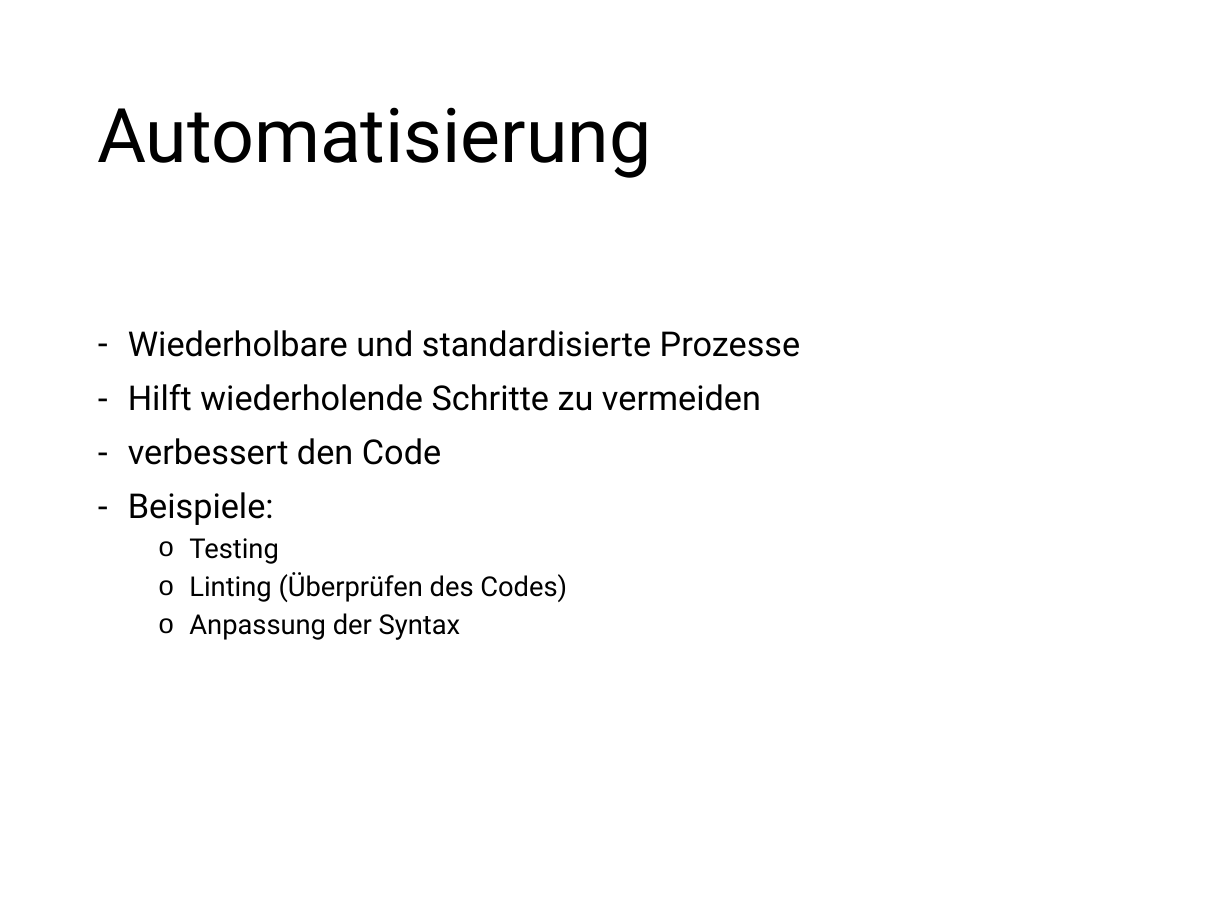
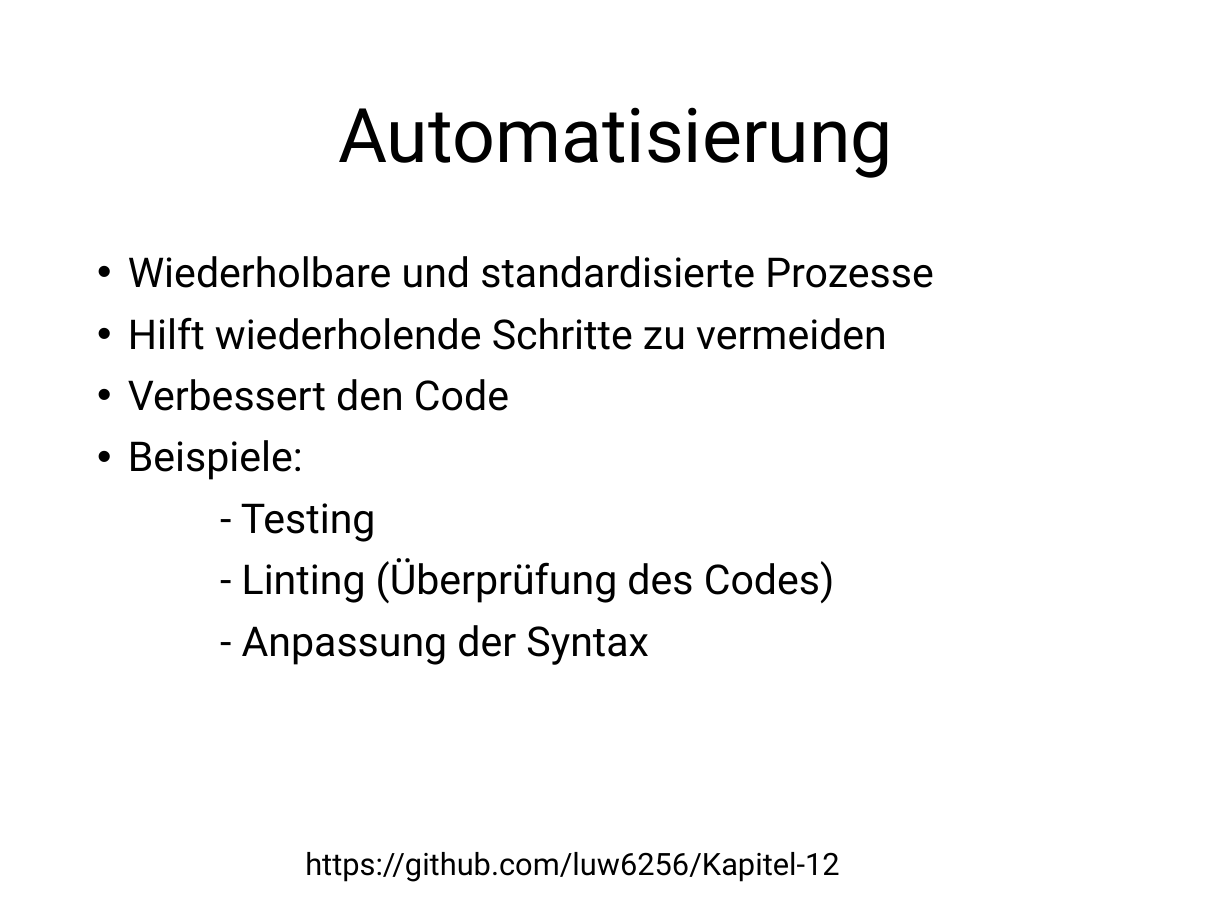
Before and after one commit to luw6256/Kapitel-12, a slide deck: slide 2 of Kapitel12.pptx. Drawn at 1232x924 pixels with LibreOffice and Linux fonts; fonts in the diff are those of the drawing. Boxes give left, top, right and bottom in pixels: in the first picture for what was removed or moved away, otherwise in the second. Text is boxed around its words. In the diff, an @@ line names an element or a change of style, - is before the commit and + after.

```diff
--- a/Kapitel12.pptx
+++ b/Kapitel12.pptx
@@ title "Automatisierung" at box(338, 107, 893, 178): alignment left to centre @@
@@ text at box(128, 256, 933, 480): size 20 to 24 pt in "Wiederholbare und standardisierte Prozesse", "Hilft wiederholende Schritte zu vermeiden", "Beispiele:"; bullet - to • @@
@@ text at box(128, 379, 509, 411): text changed; size 20 to 24 pt @@
-– verbessert den Code
+• Verbessert den Code
@@ text at box(241, 503, 835, 665): text changed; size 16 to 24 pt @@
-  o Testing
-  o Linting (Überprüfen des Codes)
-  o Anpassung der Syntax
+- Testing
+- Linting (Überprüfung des Codes)
+- Anpassung der Syntax
@@ text added at box(305, 852, 839, 882), 18 pt, text #000000 @@
+https://github.com/luw6256/Kapitel-12
```
Also in this commit, not shown: 10 other slides changed, 3 slides added, 1 slide removed, 2 other files.
